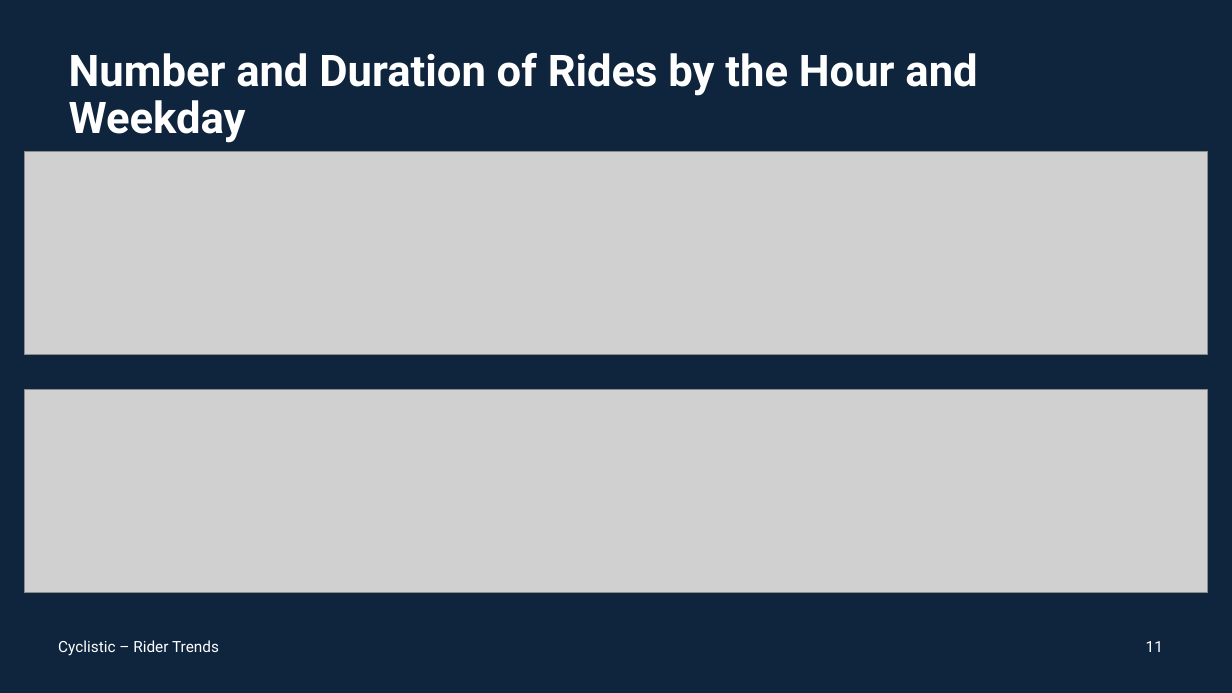
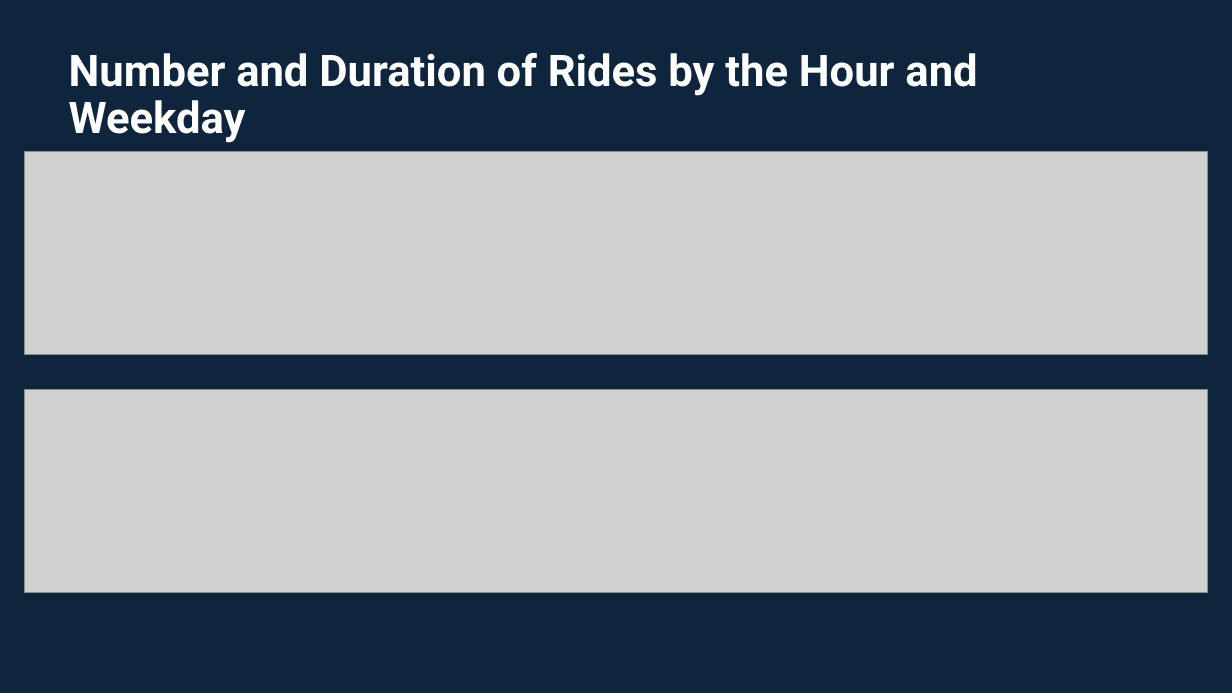
Before and after one commit to analusis/analusis.github.io, a slide deck: slide 11 of downloads/2023-04-02-gda-cs1/CyclisticRiderTrends.pptx. Drawn at 1232x693 pixels with LibreOffice and Linux fonts; fonts in the diff are those of the drawing; grey boxes stand for pictures. Boxes give left, top, right and bottom in pixels: in the first picture for what was removed or moved away, otherwise in the second. Text is boxed around its words. In the diff, an @@ line names an element or a change of style, - is before the commit and + after.

```diff
--- a/downloads/2023-04-02-gda-cs1/CyclisticRiderTrends.pptx
+++ b/downloads/2023-04-02-gda-cs1/CyclisticRiderTrends.pptx
@@ text removed at (x1=58, y1=640, x2=219, y2=656) @@
-Cyclistic – Rider Trends
@@ page number removed at (x1=1146, y1=641, x2=1163, y2=652) @@
-11
```
Also in this commit, not shown: 13 other slides changed.
